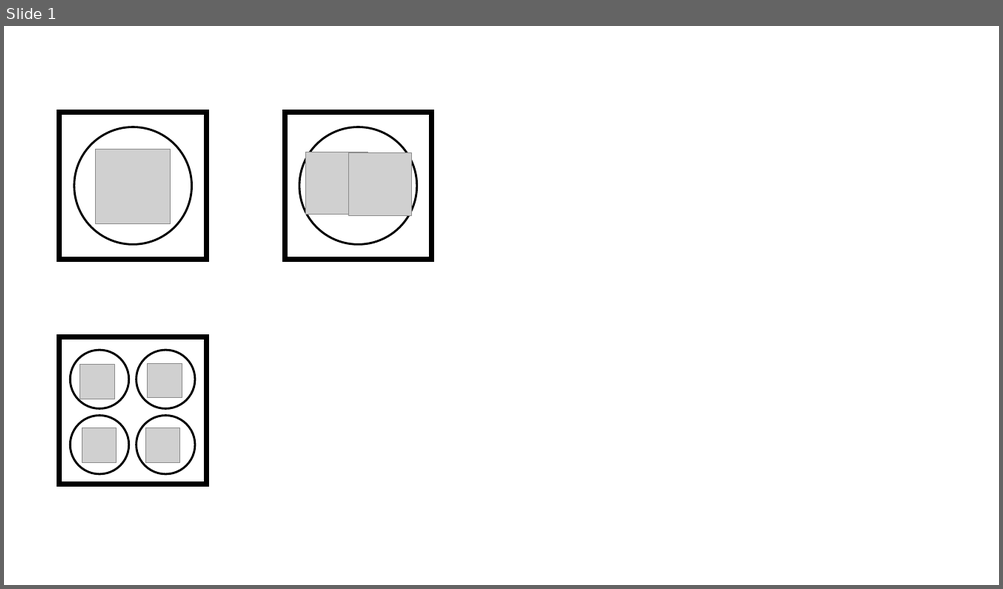
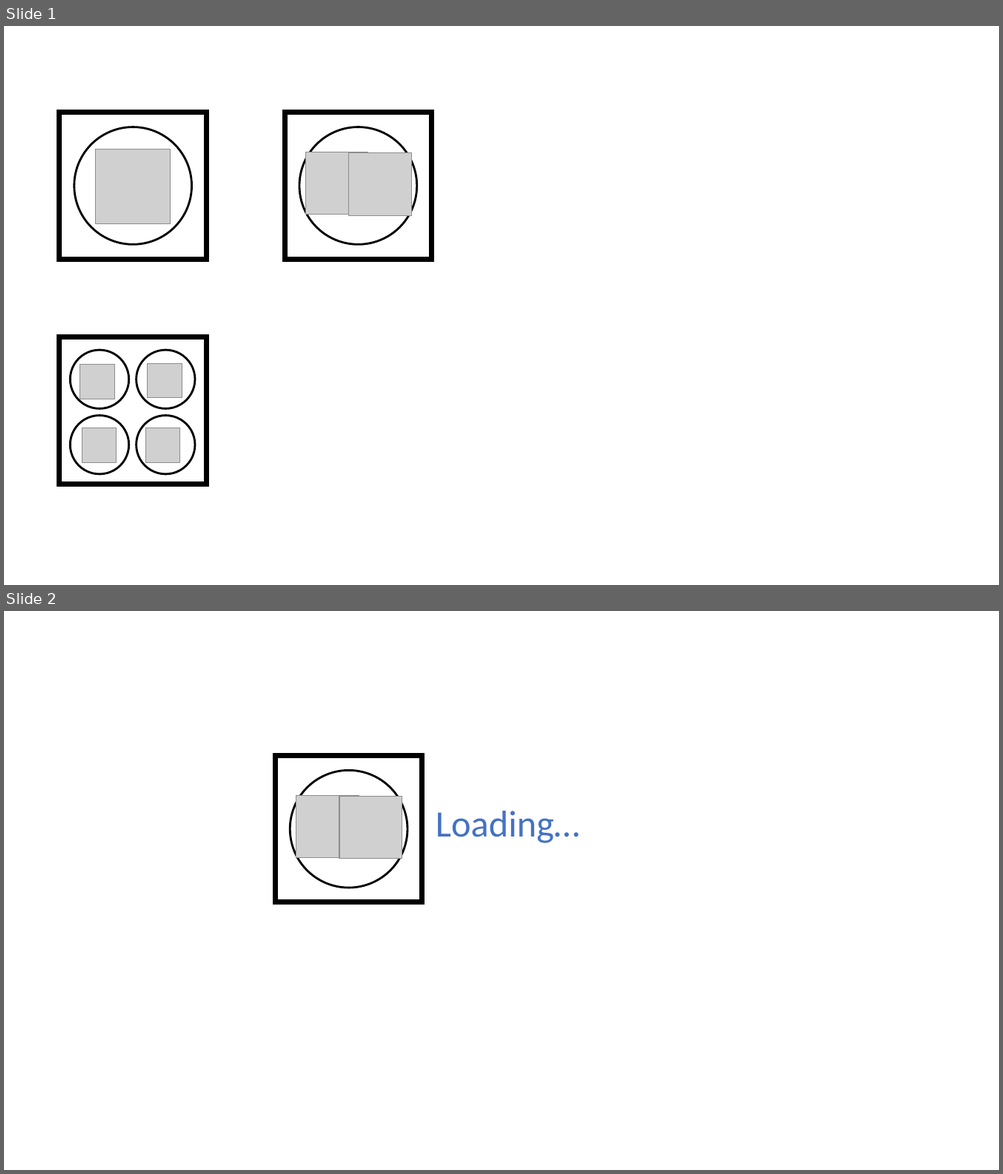
Before and after one commit to VittorioAccomazzi/LeafSize, a slide deck: src/assets/graphics.pptx. Shown one above the other, each under a label of ours: slide 1 before the commit, slides 1 and 2 after it. The pictures are 1003x589 and 1003x1174 pixels, drawn with LibreOffice and Linux fonts; fonts in the diff are those of the drawing; grey boxes stand for pictures. Boxes give left, top, right and bottom in pixels: in the first picture for what was removed or moved away, otherwise in the second. Text is boxed around its words. In the diff, an @@ line names an element or a change of style, - is before the commit and + after.

```diff
--- a/src/assets/graphics.pptx
+++ b/src/assets/graphics.pptx
@@ slide 2 added at (x1=4, y1=611, x2=999, y2=1170), background #FFFFFF @@
@@ rectangle added at (x1=276, y1=756, x2=423, y2=903), outline #000000 5 pt @@
@@ ellipse added at (x1=290, y1=771, x2=407, y2=888), outline #000000 2 pt @@
@@ picture added at (x1=296, y1=795, x2=358, y2=858) @@
@@ picture added at (x1=339, y1=796, x2=401, y2=859) @@
@@ text added at (x1=435, y1=811, x2=580, y2=843), 36 pt, text #4472C4 @@
+Loading…
```
Also in this commit, not shown: 7 other files.
